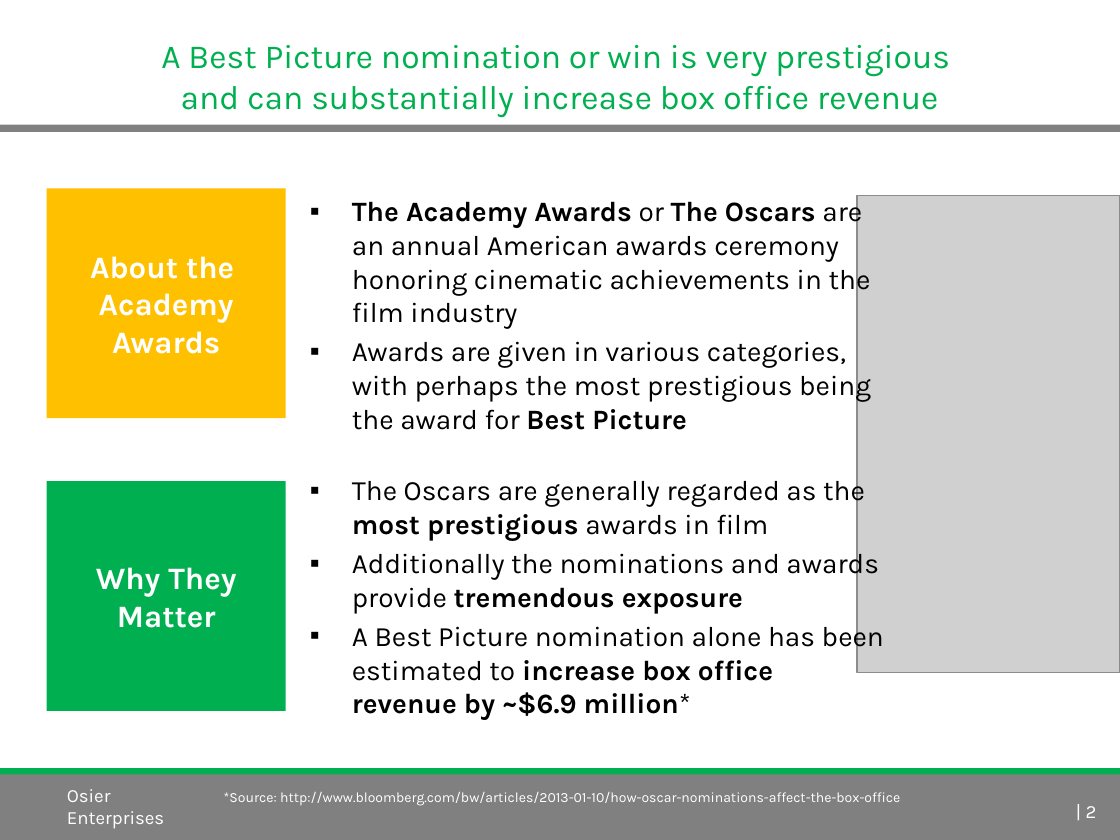
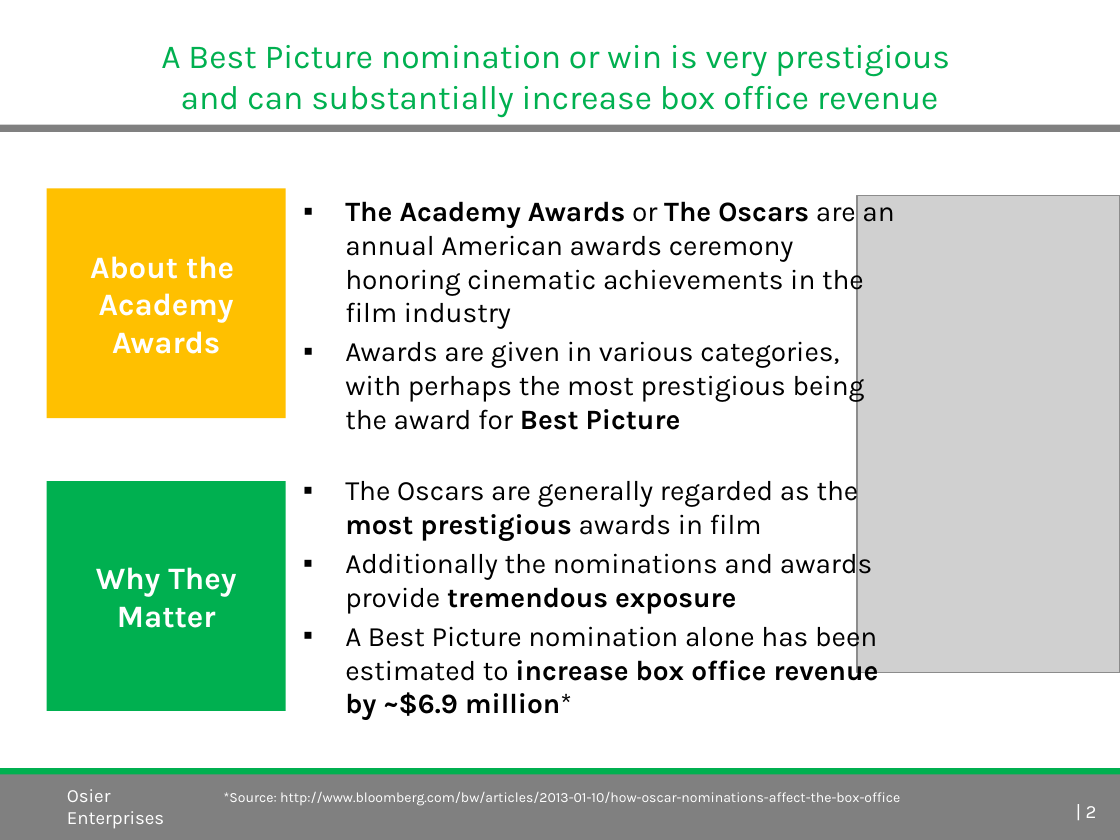
Before and after one commit to sosier/Predicting_Best_Picture_Winners_Nominees, a slide deck: slide 2 of Predicting Best Picture Nominees and Winners v1.0.pptx. Drawn at 1120x840 pixels with LibreOffice and Linux fonts; fonts in the diff are those of the drawing; grey boxes stand for pictures; background and template pictures are left out. Boxes give left, top, right and bottom in pixels: in the first picture for what was removed or moved away, otherwise in the second. Text is boxed around its words. In the diff, an @@ line names an element or a change of style, - is before the commit and + after.

```diff
--- a/Predicting Best Picture Nominees and Winners v1.0.pptx
+++ b/Predicting Best Picture Nominees and Winners v1.0.pptx
@@ text "The Academy Awards or The ..." rewrapped from [352, 196, 871, 430] to [345, 201, 894, 430] @@
@@ text "The Oscars are generally regarded ...": place and size @@
-text "The Oscars are generally regarded ..." at [352, 475, 884, 720]
+text "The Oscars are generally regarded ..." at [345, 475, 879, 720]
```
Also in this commit, not shown: 2 other slides changed, 1 other file.
